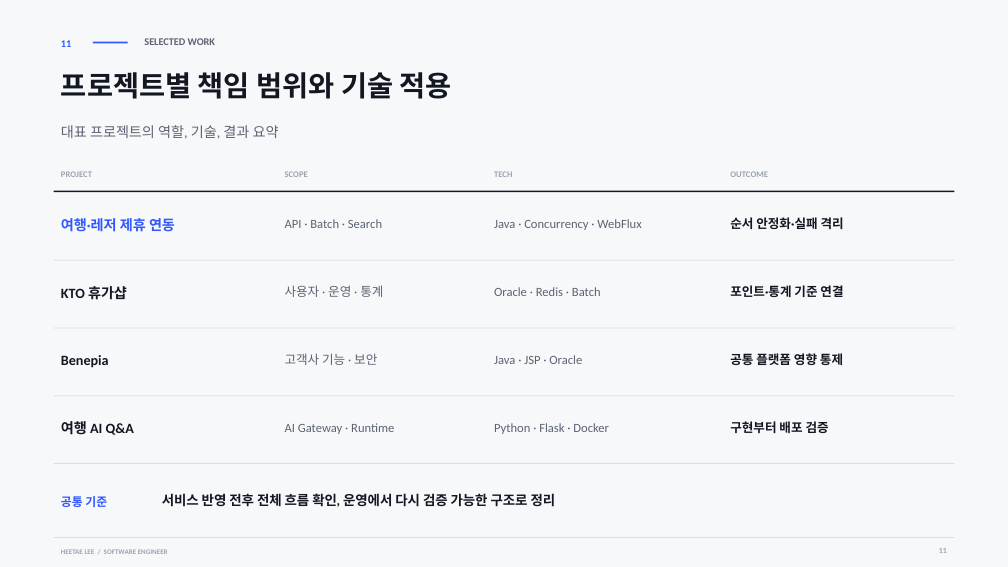
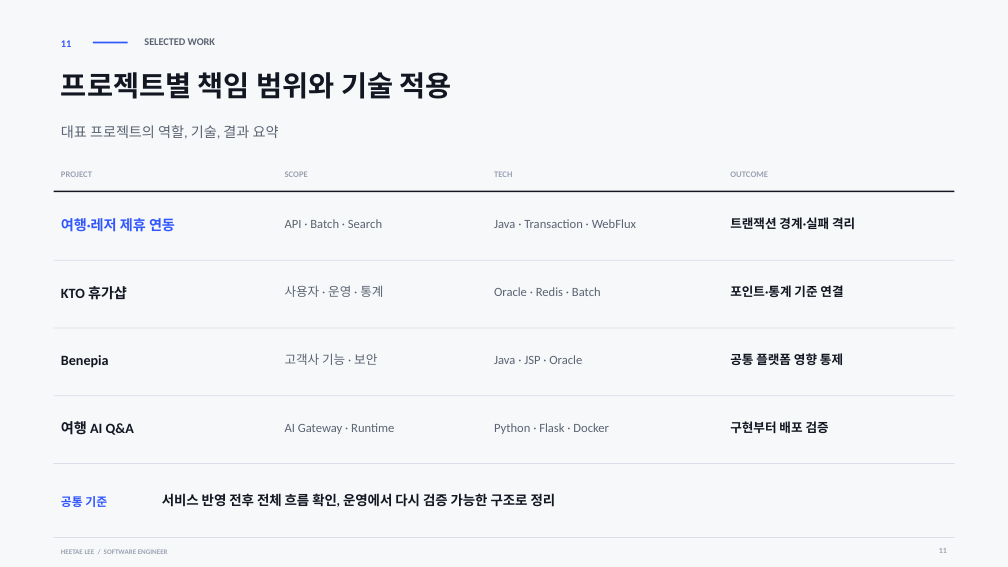
Before and after one commit to heetae-L/heetae-L.github.io, a slide deck: slide 11 of portfolio/heetae-lee-portfolio.pptx. Drawn at 1008x567 pixels with LibreOffice and Linux fonts; fonts in the diff are those of the drawing. Boxes give left, top, right and bottom in pixels: in the first picture for what was removed or moved away, otherwise in the second. Text is boxed around its words. In the diff, an @@ line names an element or a change of style, - is before the commit and + after.

```diff
--- a/portfolio/heetae-lee-portfolio.pptx
+++ b/portfolio/heetae-lee-portfolio.pptx
@@ text at <box>494,219,636,228</box>: text changed @@
-Java · Concurrency · WebFlux
+Java · Transaction · WebFlux
@@ text at <box>730,217,855,229</box>: text changed @@
-순서 안정화·실패 격리
+트랜잭션 경계·실패 격리
```
Also in this commit, not shown: 3 other slides changed, 12 other files.
